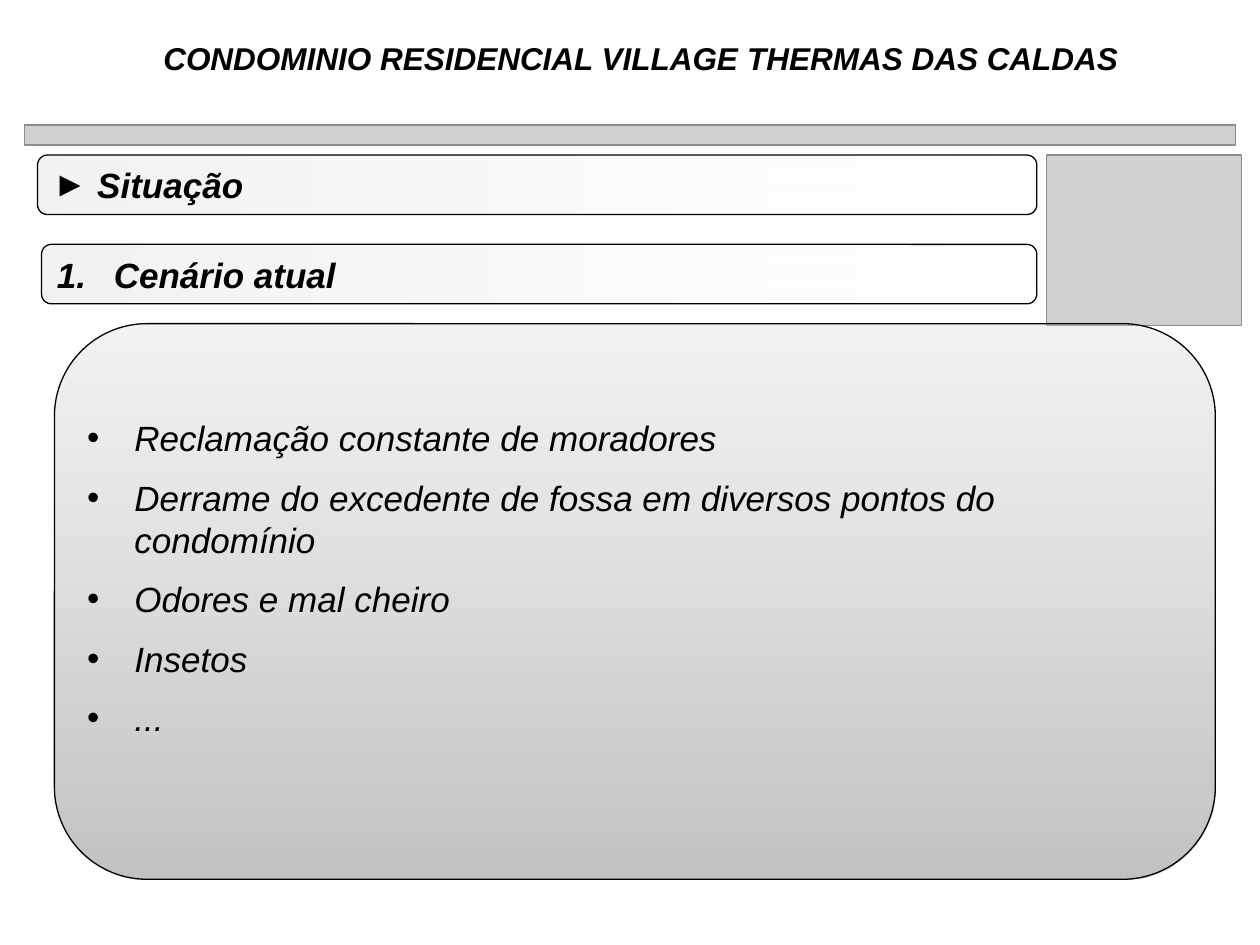
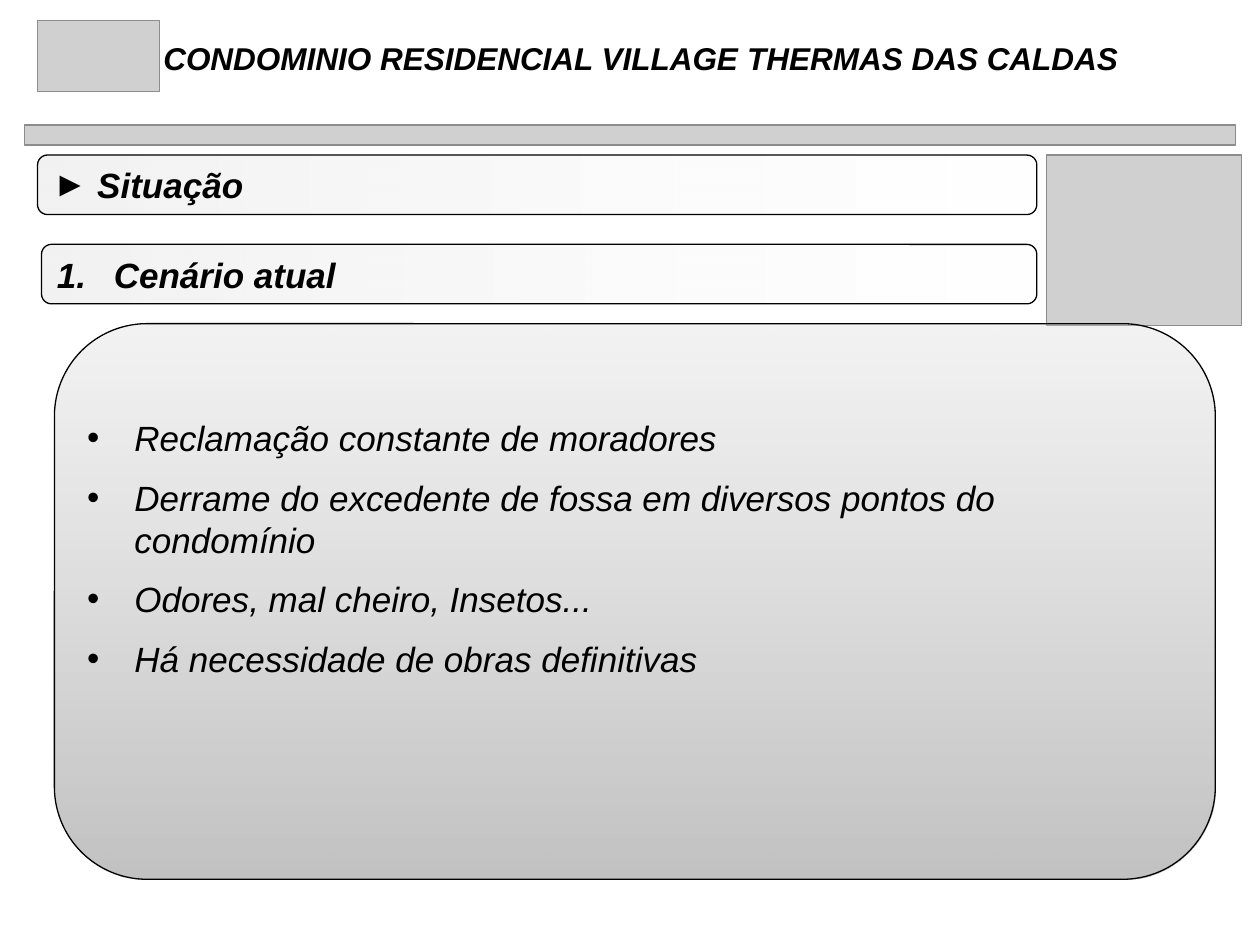
Before and after one commit to rwlc71/Village, a slide deck: slide 3 of Manutenção Village/FossaSepticas.pptx. Drawn at 1260x945 pixels with LibreOffice and Linux fonts; fonts in the diff are those of the drawing; grey boxes stand for pictures. Boxes give left, top, right and bottom in pixels: in the first picture for what was removed or moved away, otherwise in the second. Text is boxed around its words. In the diff, an @@ line names an element or a change of style, - is before the commit and + after.

```diff
--- a/Manutenção Village/FossaSepticas.pptx
+++ b/Manutenção Village/FossaSepticas.pptx
@@ picture added at box(38, 21, 160, 92) @@
@@ text at box(134, 586, 697, 673): text changed @@
-• Odores e mal cheiro
-• Insetos
-• ...
+• Odores, mal cheiro, Insetos...
+• Há necessidade de obras definitivas
```
Also in this commit, not shown: 19 other slides changed, 1 slide added, 10 other files.
